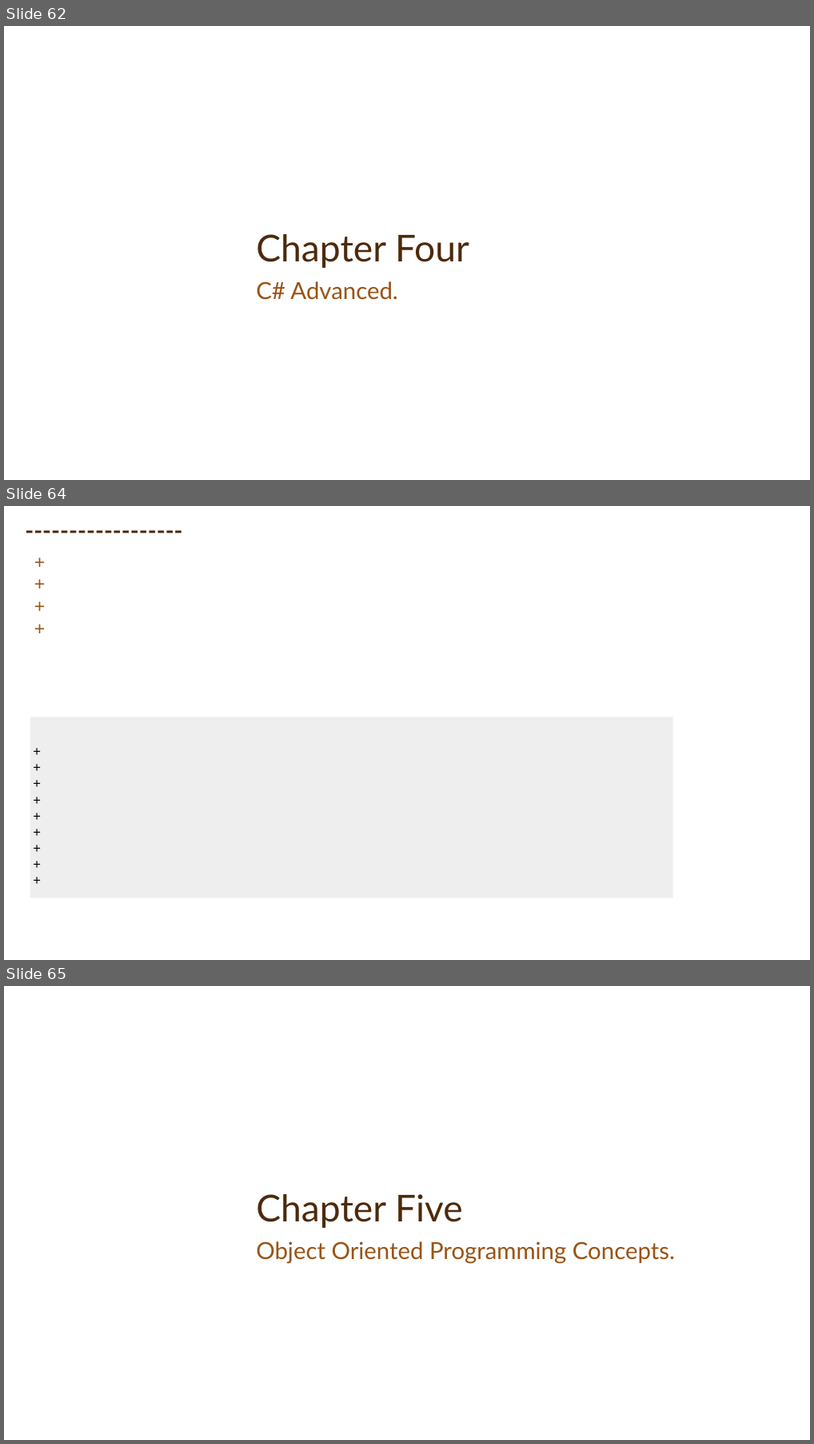
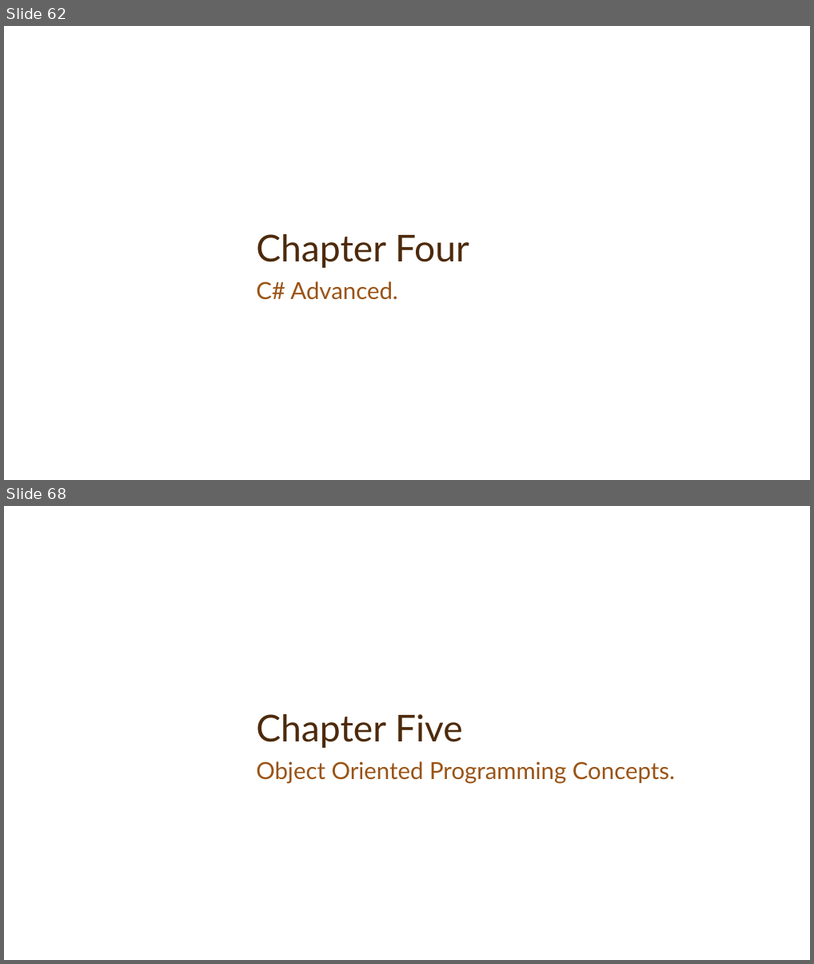
Before and after one commit to MinaAnwerRepo/android, a slide deck: Presentation/CSharpBasics.pptx. Shown one above the other, each under a label of ours: slides 62, 64 and 65 before the commit, slides 62 and 68 after it; the slides between them are not shown. The pictures are 814x1444 and 814x964 pixels, drawn with LibreOffice and Linux fonts; fonts in the diff are those of the drawing; background and template pictures are left out. Boxes give left, top, right and bottom in pixels: in the first picture for what was removed or moved away, otherwise in the second. Text is boxed around its words. In the diff, an @@ line names an element or a change of style, - is before the commit and + after.

```diff
--- a/Presentation/CSharpBasics.pptx
+++ b/Presentation/CSharpBasics.pptx
@@ slide 64 removed at (x1=4, y1=506, x2=810, y2=960), background picture (left out) @@
@@ title removed at (x1=19, y1=512, x2=685, y2=547) @@
-------------------
@@ text removed at (x1=28, y1=547, x2=705, y2=665) @@
-+
-+
-+
-+
@@ rectangle removed at (x1=30, y1=717, x2=674, y2=898) @@
-+
-+
-+
-+
-+
-+
-+
-+
-+
@@ what was slide 65 is now slide 68 @@
```
Also in this commit, not shown: 1 slide changed, 4 slides added, 4 other files.
